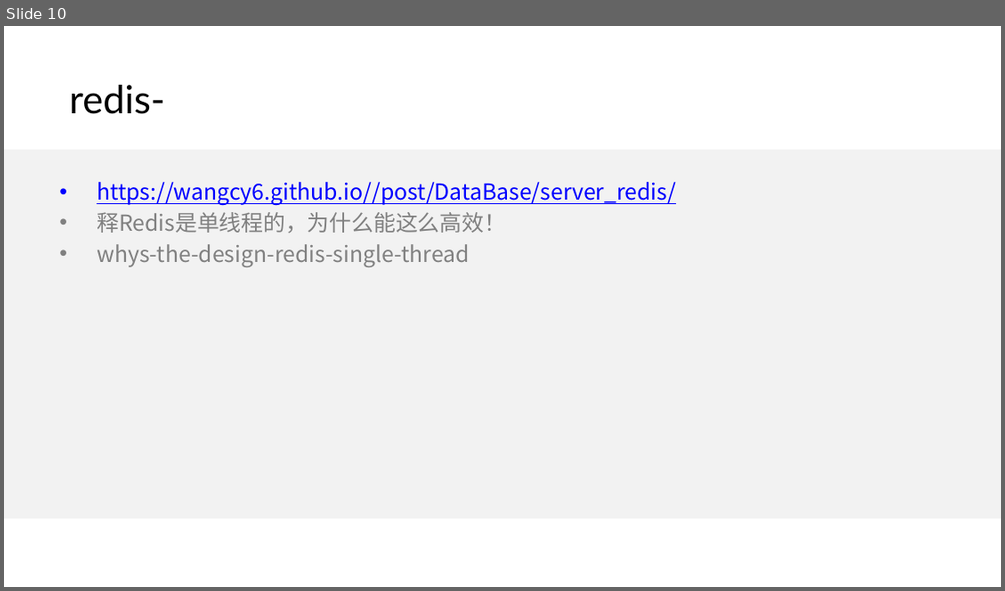
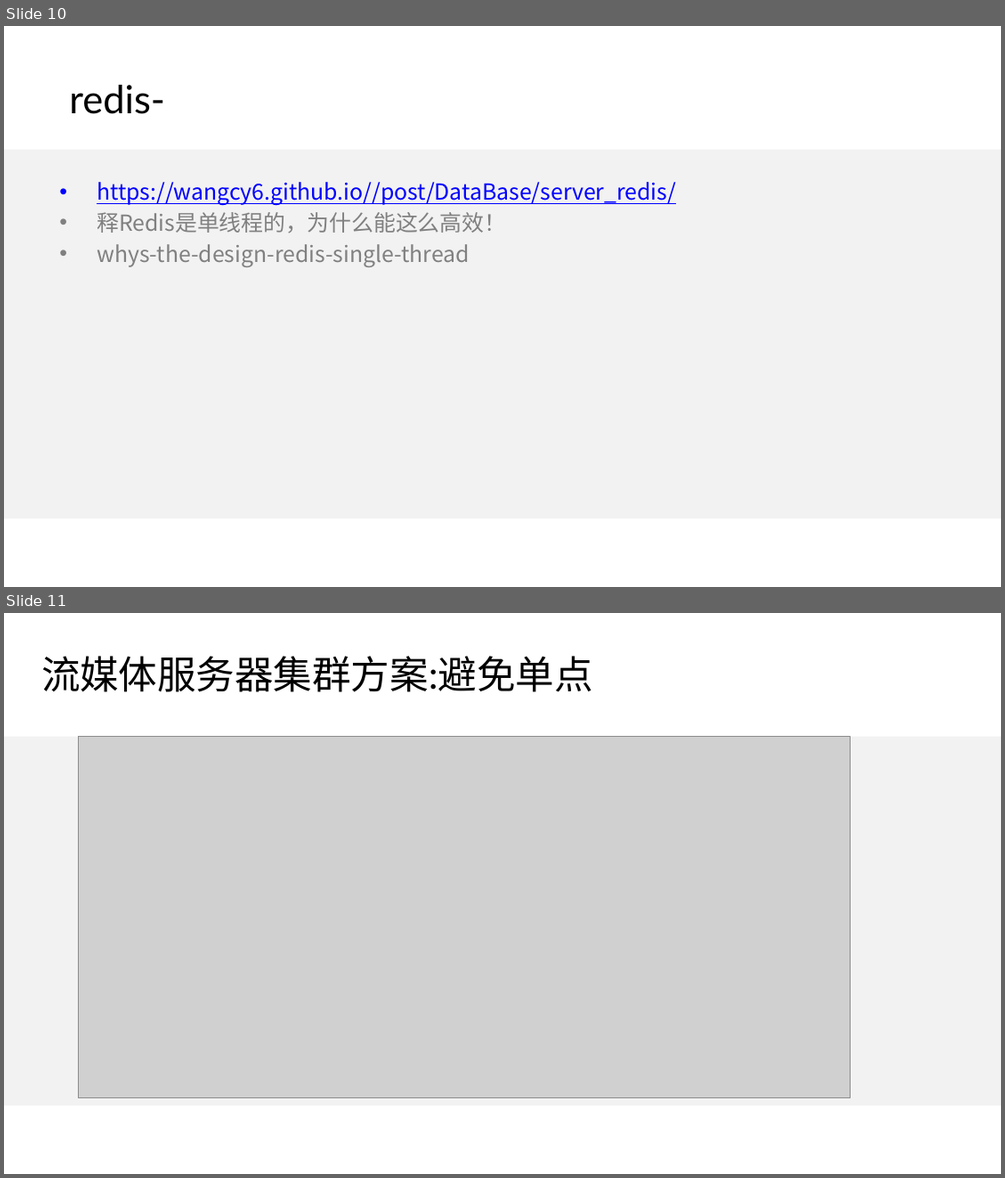
Before and after one commit to wangcy6/weekly, a slide deck: KM/ppt/项目管理_201912.pptx. Shown one above the other, each under a label of ours: slide 10 before the commit, slides 10 and 11 after it. The pictures are 1005x591 and 1005x1178 pixels, drawn with LibreOffice and Linux fonts; fonts in the diff are those of the drawing; grey boxes stand for pictures; background and template pictures are left out. Boxes give left, top, right and bottom in pixels: in the first picture for what was removed or moved away, otherwise in the second. Text is boxed around its words. In the diff, an @@ line names an element or a change of style, - is before the commit and + after.

```diff
--- a/KM/ppt/项目管理_201912.pptx
+++ b/KM/ppt/项目管理_201912.pptx
@@ slide 11 added at [4,613,1001,1174], background #CCE8CF; not listed: 1 template element that a slide beside it also shows @@
@@ title added at [41,656,593,692], 28 pt, text #000000 @@
+流媒体服务器集群方案:避免单点
@@ picture added at [79,737,850,1097] @@
```
Also in this commit, not shown: 16 other files.
